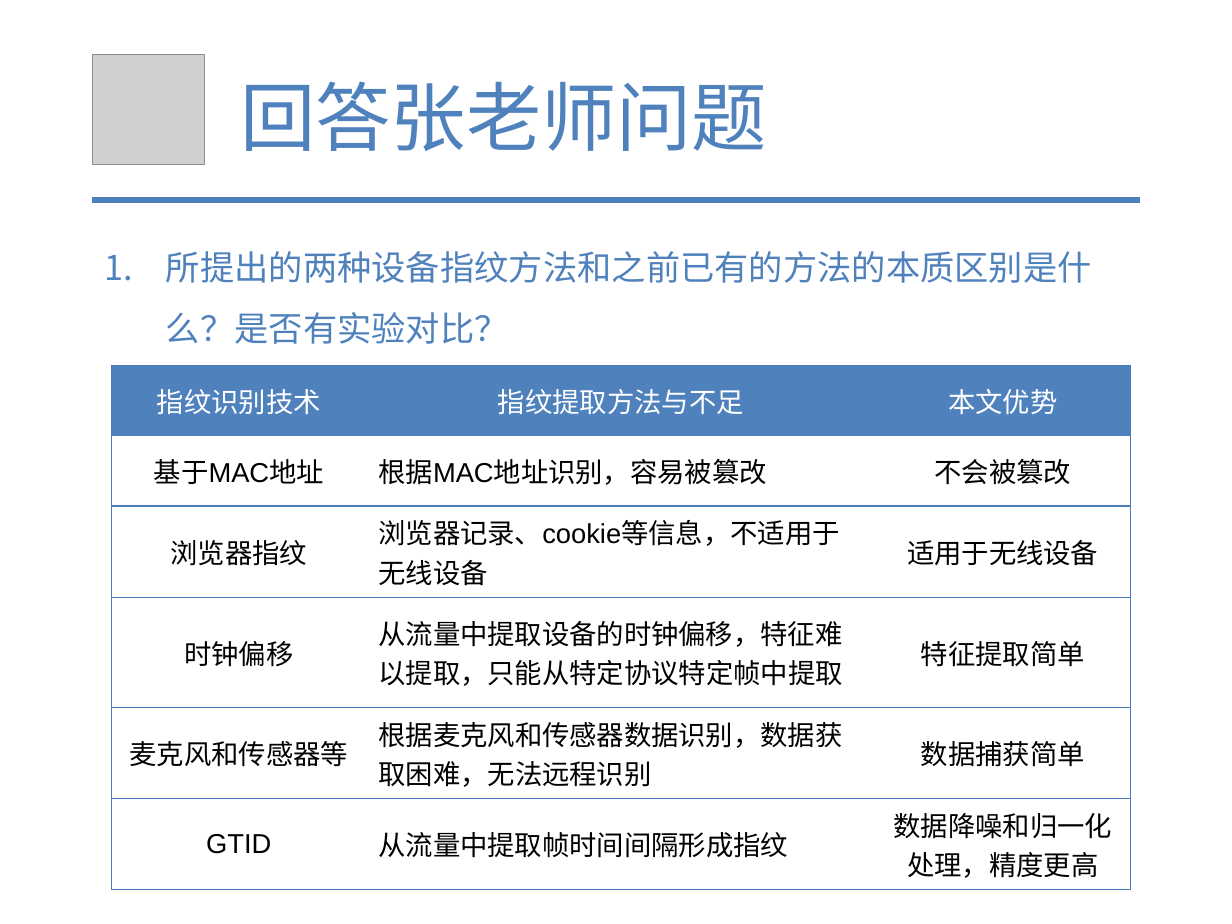
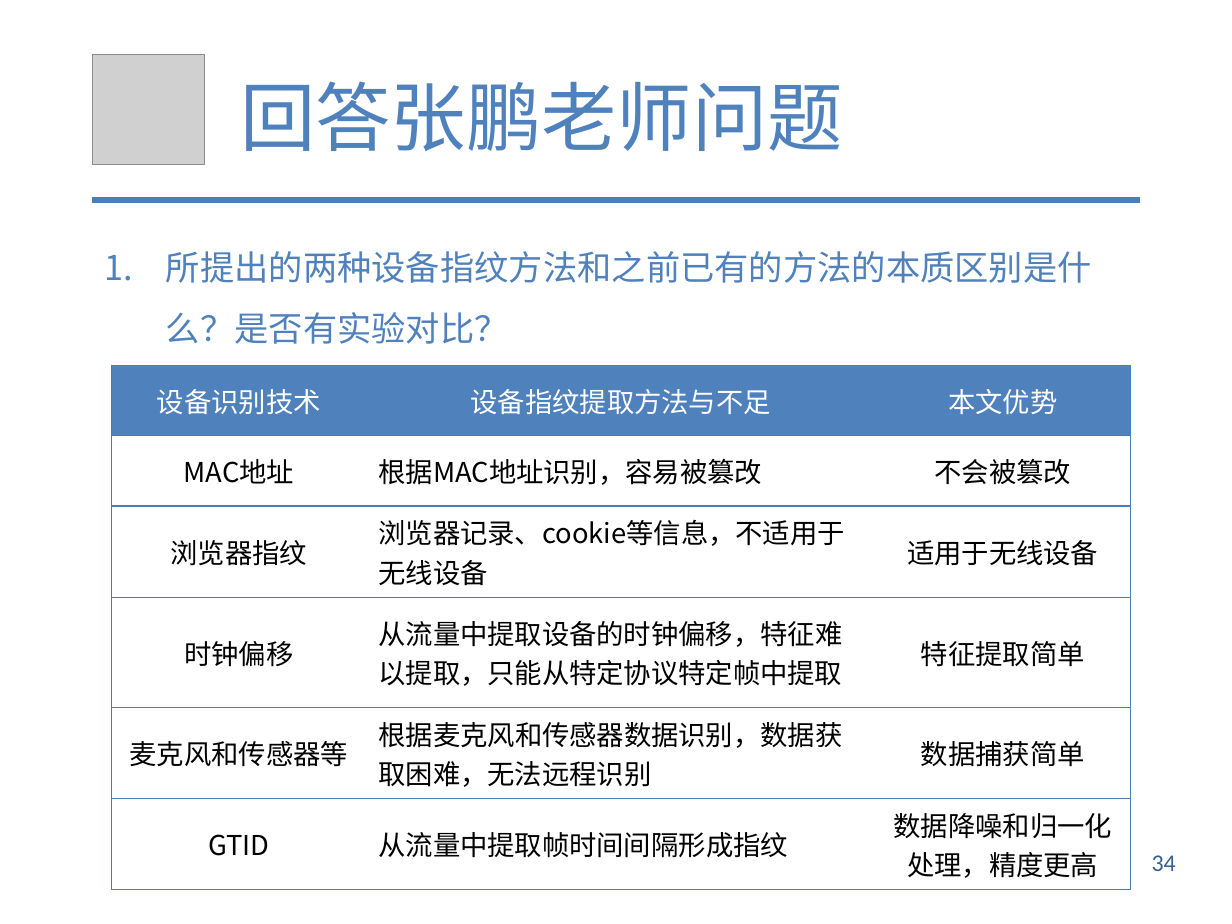
Before and after one commit to tianwen2017111/graduate_git, a slide deck: slide 34 of 余天文-硕5033班.pptx (slide 31 before the commit). Drawn at 1232x924 pixels with LibreOffice and Linux fonts; fonts in the diff are those of the drawing; grey boxes stand for pictures. Boxes give left, top, right and bottom in pixels: in the first picture for what was removed or moved away, otherwise in the second. Text is boxed around its words. In the diff, an @@ line names an element or a change of style, - is before the commit and + after.

```diff
--- a/余天文-硕5033班.pptx
+++ b/余天文-硕5033班.pptx
@@ text at [240, 81, 843, 151]: text changed @@
-回答张老师问题
+回答张鹏老师问题
@@ table at [112, 365, 1131, 882] @@
-row 1, column 1: 指纹识别技术
+row 1, column 1: 设备识别技术
-row 1, column 2: 指纹提取方法与不足
+row 1, column 2: 设备指纹提取方法与不足
-row 2, column 1: 基于MAC地址
+row 2, column 1: MAC地址
@@ font Arial to Noto Sans CJK SC in "根据MAC地址识别，容易被篡改", "不会被篡改", "浏览器指纹", "浏览器记录、cookie等信息，不适用于无线设备" and 10 more places @@
@@ text added at [1152, 855, 1176, 871], 14 pt, text #376092 @@
+34
```
Also in this commit, not shown: 30 other slides changed, 4 slides added, 1 slide removed, 49 other files.
